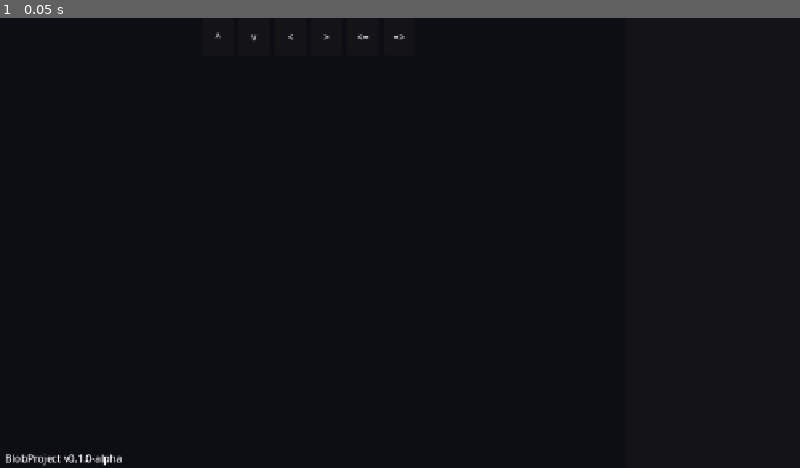
Above: before the commit, frame 1.
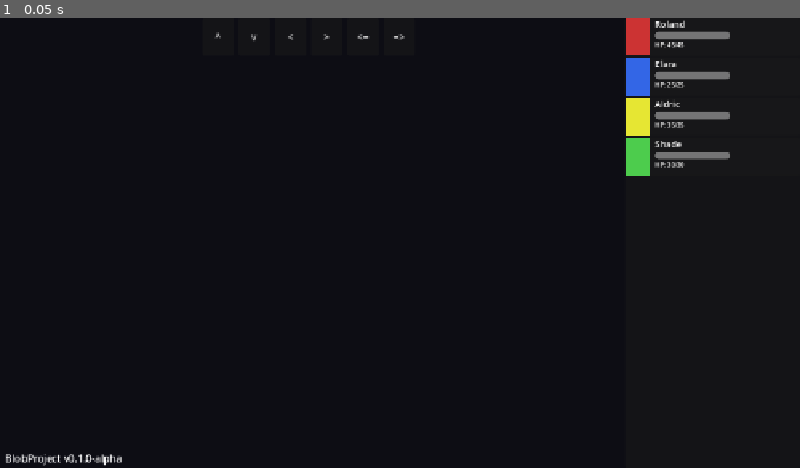
Above: after the commit, the same moment.

Repository: drax-xard/BlobProject
Game: Godot game, scene res://scenes/main.tscn
The game is run twice, just before and just after one commit, with the same random seed, the same clock (stepped at 60 frames per second) and the same inputs.
Inputs:
- Up to frame 1 (0.05 s): no input

The runs differ from the first frame. In frame 1, 1.9% of the frame differs, in the area x 78-92%, y 0-36%.
Error before the commit: Trying to assign an array of type "Array" to a variable of type "Array[Dictionary]". (res://scripts/core/game_manager.gd:152)

Commit message:
Fix: _build_grid_mesh destroying WorldEnvironment and lights
- _build_grid_mesh() cleaned ALL children except camera+FloorMesh,
  killing WorldEnvironment and DirectionalLight3D -> pure black viewport
- Changed cleanup to use name-based exclusion list instead
- Removed hardcoded anchors from SubViewportContainer scene file
- Brightened environment: ambient 0.5->1.0, directional 0.3->1.0
- Added OmniLight3D near camera for immediate illumination
- Reduced fog density 0.05->0.02 for better visibility

Diff:
--- a/scenes/ui/viewport_frame.tscn
+++ b/scenes/ui/viewport_frame.tscn
@@ -3,16 +3,10 @@
 [ext_resource type="Script" path="res://scripts/ui/viewport_frame.gd" id="1_script"]
 
 [node name="ViewportFrame" type="SubViewportContainer"]
-anchors_preset = 15
-anchor_right = 1.0
-anchor_bottom = 1.0
-grow_horizontal = 2
-grow_vertical = 2
 stretch = true
 script = ExtResource("1_script")
 
 [node name="SubViewport" type="SubViewport" parent="."]
-size = Vector2i(1280, 720)
 own_world_3d = true
 render_target_update_mode = 3
 handle_input_locally = false
--- a/scenes/world/grid_world.tscn
+++ b/scenes/world/grid_world.tscn
@@ -3,10 +3,10 @@
 [ext_resource type="Script" path="res://scripts/world/grid_world.gd" id="1_script"]
 
 [sub_resource type="ProceduralSkyMaterial" id="SkyMat"]
-sky_top_color = Color(0.02, 0.02, 0.05, 1)
-sky_horizon_color = Color(0.05, 0.05, 0.08, 1)
+sky_top_color = Color(0.05, 0.05, 0.12, 1)
+sky_horizon_color = Color(0.1, 0.08, 0.06, 1)
 ground_bottom_color = Color(0.02, 0.02, 0.03, 1)
-ground_horizon_color = Color(0.05, 0.05, 0.08, 1)
+ground_horizon_color = Color(0.1, 0.08, 0.06, 1)
 
 [sub_resource type="Sky" id="Sky_dungeon"]
 sky_material = SubResource("SkyMat")
@@ -15,11 +15,11 @@
 background_mode = 2
 sky = SubResource("Sky_dungeon")
 ambient_light_source = 2
-ambient_light_color = Color(0.15, 0.12, 0.1, 1)
-ambient_light_energy = 0.5
+ambient_light_color = Color(0.4, 0.35, 0.3, 1)
+ambient_light_energy = 1.0
 fog_enabled = true
-fog_light_color = Color(0.08, 0.06, 0.04, 1)
-fog_density = 0.05
+fog_light_color = Color(0.15, 0.12, 0.1, 1)
+fog_density = 0.02
 fog_sky_affect = 0.0
 
 [sub_resource type="BoxMesh" id="BoxMesh_dummy"]
@@ -39,9 +39,14 @@
 
 [node name="DirectionalLight3D" type="DirectionalLight3D" parent="."]
 transform = Transform3D(0.866, -0.433, 0.25, 0, 0.5, 0.866, -0.5, -0.75, 0.433, 0, 5, 0)
-light_color = Color(0.9, 0.8, 0.6, 1)
-light_energy = 0.3
+light_color = Color(1.0, 0.95, 0.85, 1)
+light_energy = 1.0
 shadow_enabled = true
+
+[node name="OmniLight3D" type="OmniLight3D" parent="."]
+light_color = Color(1.0, 0.9, 0.7, 1)
+light_energy = 2.0
+omni_range = 10.0
 
 [node name="FloorMesh" type="MeshInstance3D" parent="."]
 visible = false
--- a/scripts/core/game_manager.gd
+++ b/scripts/core/game_manager.gd
@@ -35,7 +35,7 @@
 
 func _init_default_party() -> void:
 	party = []
-	var default_characters := [
+	var default_characters: Array[Dictionary] = [
 		{
 			"id": "warrior_01",
 			"name": "Roland",
--- a/scripts/world/grid_world.gd
+++ b/scripts/world/grid_world.gd
@@ -38,10 +38,13 @@
 	grid_data[4][3] = 1
 	_build_grid_mesh()
 
+const CELLS_TO_KEEP := ["Camera3D", "WorldEnvironment", "DirectionalLight3D", "OmniLight3D", "FloorMesh"]
+
 func _build_grid_mesh() -> void:
 	for child in get_children():
-		if child != camera and child != grid_mesh:
-			child.queue_free()
+		if child.name in CELLS_TO_KEEP:
+			continue
+		child.queue_free()
 	var wall_scene: PackedScene = load("res://scenes/world/wall_tile.tscn")
 	var floor_scene: PackedScene = load("res://scenes/world/floor_tile.tscn")
 	for y in range(grid_height):
